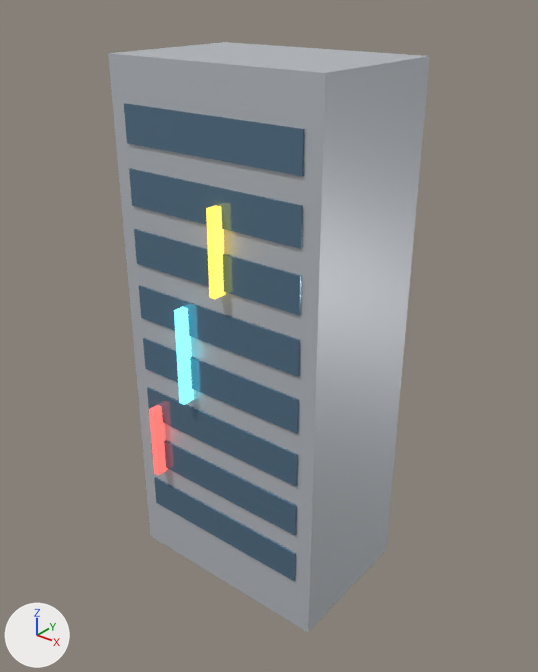
One commit to the glTF model worlds/akihabara/public/models/radio_hall.glb: the scene before it, then after it.
Camera for both pictures: a camera (50 mm lens) standing at (22.3, -26.1, 31.2) and looking at (0.4, 1.2, 14.3). The lights are fixed; the arrows at lower left show +X, +Y and +Z. The first picture is the older version. Where no turn or scale is listed for an object, it has been applied to the vertices.

Script lines for the objects in view, before the commit:
```python
me_facade = bpy.data.meshes.new('Facade')
me_facade.from_pydata(...)  # a box spanning x -6.0..6.0, y -2.4..5.6, z 0.0..28.0
me_facade.materials.append(mat_radiohall_facade)  # light grey #c4c8ce
me_red = bpy.data.meshes.new('Red')
me_red.from_pydata(...)  # a box spanning x -4.38..-4.02, y -3.1..-2.3, z 5.9..10.1
me_red.materials.append(mat_radiohall_red)  # red #e15059, glowing red #ff6159
me_yellow = bpy.data.meshes.new('Yellow')
me_yellow.from_pydata(...)  # a box spanning x 0.43..0.78, y -3.1..-2.3, z 17.9..22.1
me_yellow.materials.append(mat_radiohall_yellow)  # yellow #f3ce50, glowing yellow #ffda59
ob_radiohall_facade = bpy.data.objects.new('RadioHall.Facade', me_facade)
ob_radiohall_facade.location = (0.0, 0.0, 0.0)
ob_radiohall_red = bpy.data.objects.new('RadioHall.Red', me_red)
ob_radiohall_red.location = (0.0, 0.0, 0.0)
ob_radiohall_yellow = bpy.data.objects.new('RadioHall.Yellow', me_yellow)
ob_radiohall_yellow.location = (0.0, 0.0, 0.0)
# also in view: 'RadioHall.Glass' at (0.0, -2.5, 14.5); 'RadioHall.Cyan' at (-1.8, -2.7, 14.0)
```
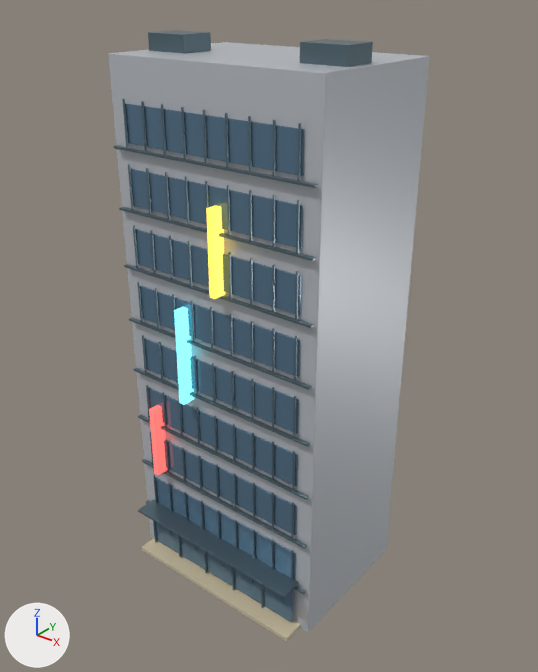
Location of each change, (x1, y1, x2, y2) in pixels of the pictures (538 x 672 px):
'Detail.radio_hall.Detail.Metal', added
    after: (114, 30, 373, 608)
'Detail.radio_hall.Detail.Stone', added (beige)
    after: (142, 538, 301, 642)
'Detail.radio_hall.Detail.Glass', added (blue)
    after: (156, 522, 293, 622)

What changed in the scene script:
```text
Add img_radio_hall_stone:
    img_radio_hall_stone = load_image('radio_hall-stone', '_unpacked/radio_hall-stone', 256, 256, 'Non-Color')
Add img_radio_hall_metal:
    img_radio_hall_metal = load_image('radio_hall-metal', '_unpacked/radio_hall-metal', 256, 256, 'Non-Color')
Add mat_detail_radio_hall_stone:
    mat_detail_radio_hall_stone = bpy.data.materials.new('Detail.radio_hall.Stone')
    # colours: beige #c7bb9f
    # uses the picture img_radio_hall_stone
Add mat_detail_radio_hall_metal:
    mat_detail_radio_hall_metal = bpy.data.materials.new('Detail.radio_hall.Metal')
    # colours: greyish blue #687d87
    # uses the picture img_radio_hall_metal
Add me_radio_hall_stone_mesh:
    me_radio_hall_stone_mesh.from_pydata(...)  # 56 vertices, 108 faces; spans x -5.5..5.5, y -3.59..-1.99, z 0.0..0.26
    me_radio_hall_stone_mesh.materials.append(mat_detail_radio_hall_stone)
Add me_radio_hall_metal_mesh:
    me_radio_hall_metal_mesh.from_pydata(...)  # 5192 vertices, 10012 faces; spans x -5.8..5.8, y -3.7..1.5, z 0.3..28.8
    me_radio_hall_metal_mesh.materials.append(mat_detail_radio_hall_metal)
Add me_radio_hall_glass_mesh:
    me_radio_hall_glass_mesh.from_pydata(...)  # 280 vertices, 540 faces; spans x -5.12..5.12, y -2.7..-2.58, z 0.38..3.03
    me_radio_hall_glass_mesh.materials.append(mat_radiohall_glass)  # blue #618199
Add ob_detail_radio_hall_detail_stone:
    ob_detail_radio_hall_detail_stone = bpy.data.objects.new('Detail.radio_hall.Detail.Stone', me_radio_hall_stone_mesh)
    ob_detail_radio_hall_detail_stone.location = (0.0, 0.0, 0.0)
Add ob_detail_radio_hall_detail_metal:
    ob_detail_radio_hall_detail_metal = bpy.data.objects.new('Detail.radio_hall.Detail.Metal', me_radio_hall_metal_mesh)
    ob_detail_radio_hall_detail_metal.location = (0.0, 0.0, 0.0)
Add ob_detail_radio_hall_detail_glass:
    ob_detail_radio_hall_detail_glass = bpy.data.objects.new('Detail.radio_hall.Detail.Glass', me_radio_hall_glass_mesh)
    ob_detail_radio_hall_detail_glass.location = (0.0, 0.0, 0.0)
```
